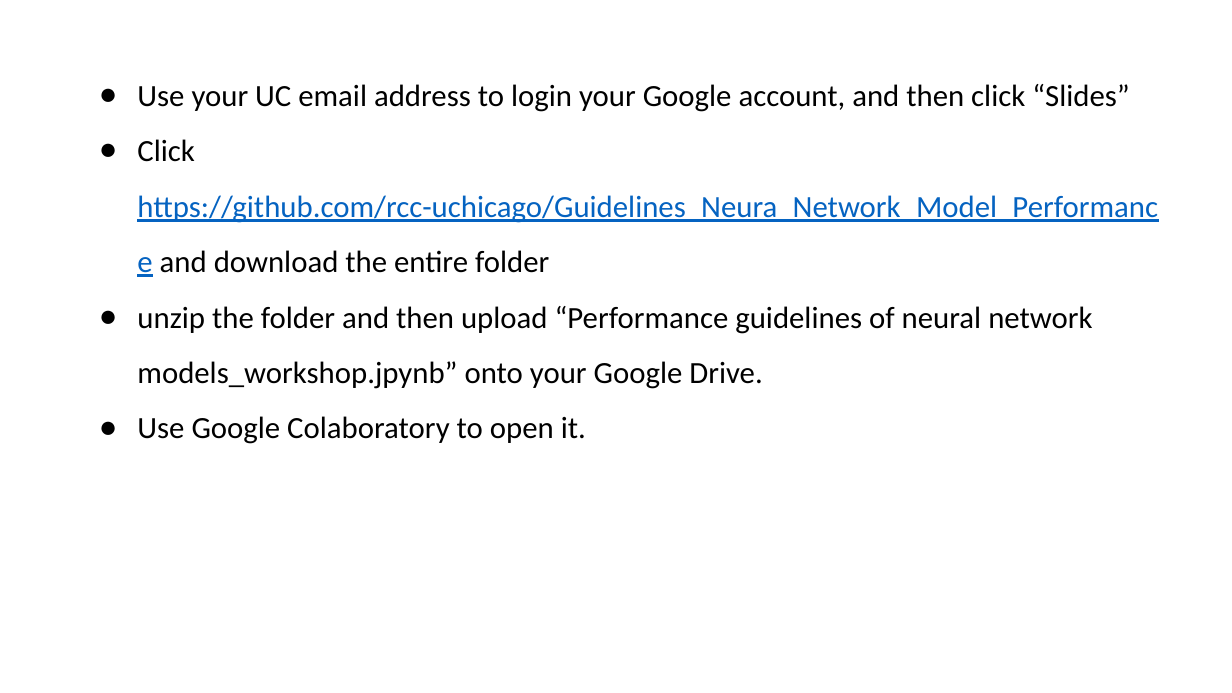
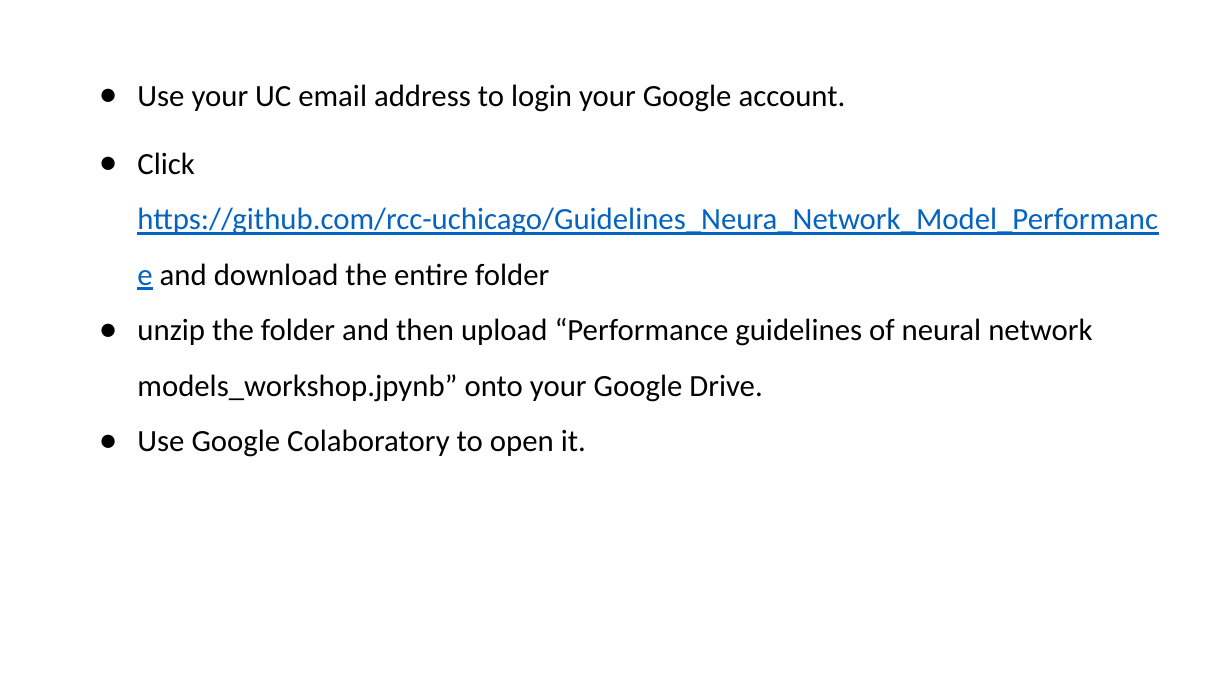
Before and after one commit to rcc-uchicago/Guidelines_Neura_Network_Model_Performance, a slide deck: slide 2 of workshop_Performance_111720a.pptx. Drawn at 1232x693 pixels with LibreOffice and Linux fonts; fonts in the diff are those of the drawing. Boxes give left, top, right and bottom in pixels: in the first picture for what was removed or moved away, otherwise in the second. Text is boxed around its words. In the diff, an @@ line names an element or a change of style, - is before the commit and + after.

```diff
--- a/workshop_Performance_111720a.pptx
+++ b/workshop_Performance_111720a.pptx
@@ subtitle at <box>137,84,846,112</box>: text changed @@
-● Use your UC email address to login your Google account, and then click “Slides”
+● Use your UC email address to login your Google account.
@@ subtitle at <box>137,152,1158,286</box>: more space between paragraphs @@
```
Also in this commit, not shown: 1 other slide changed.
